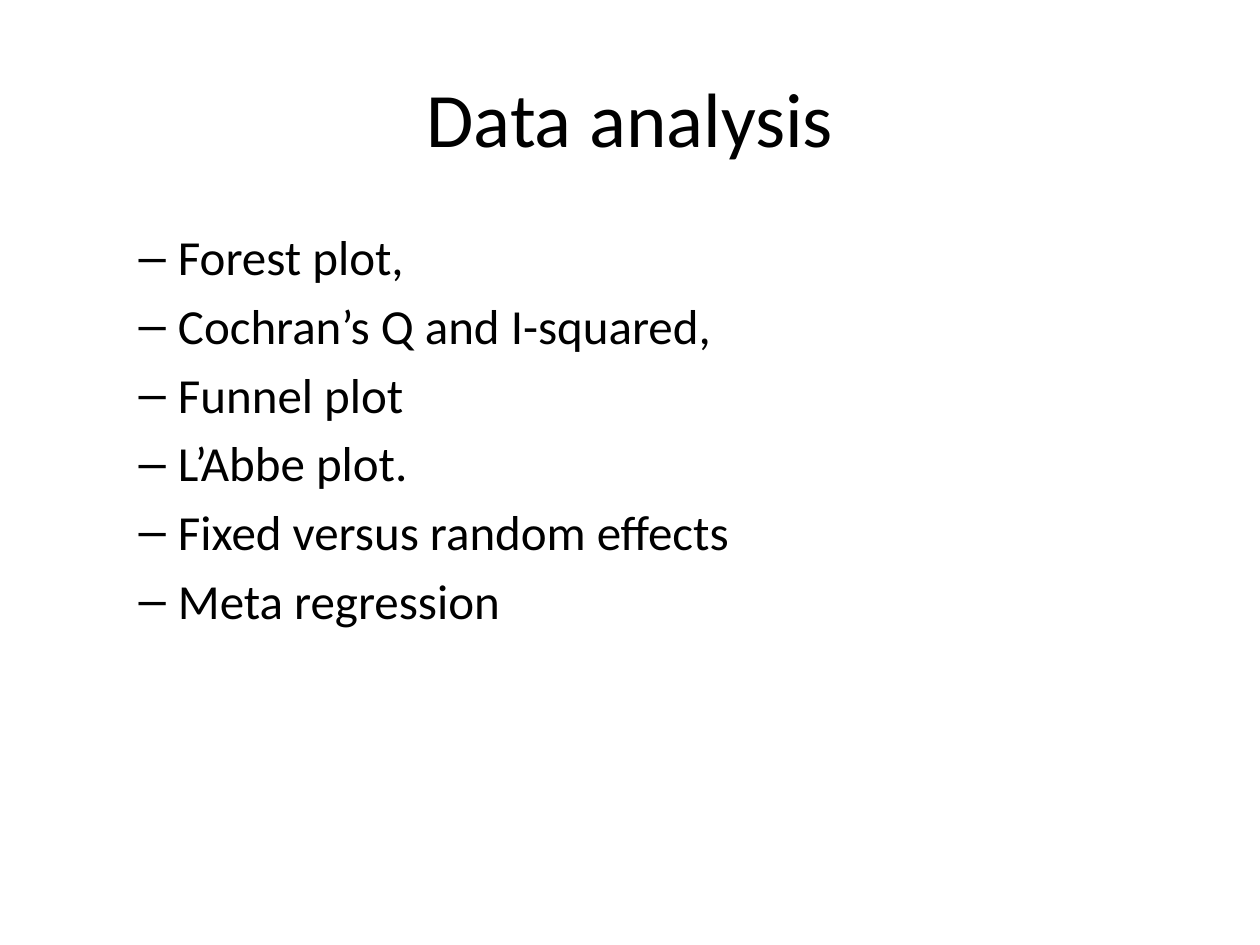
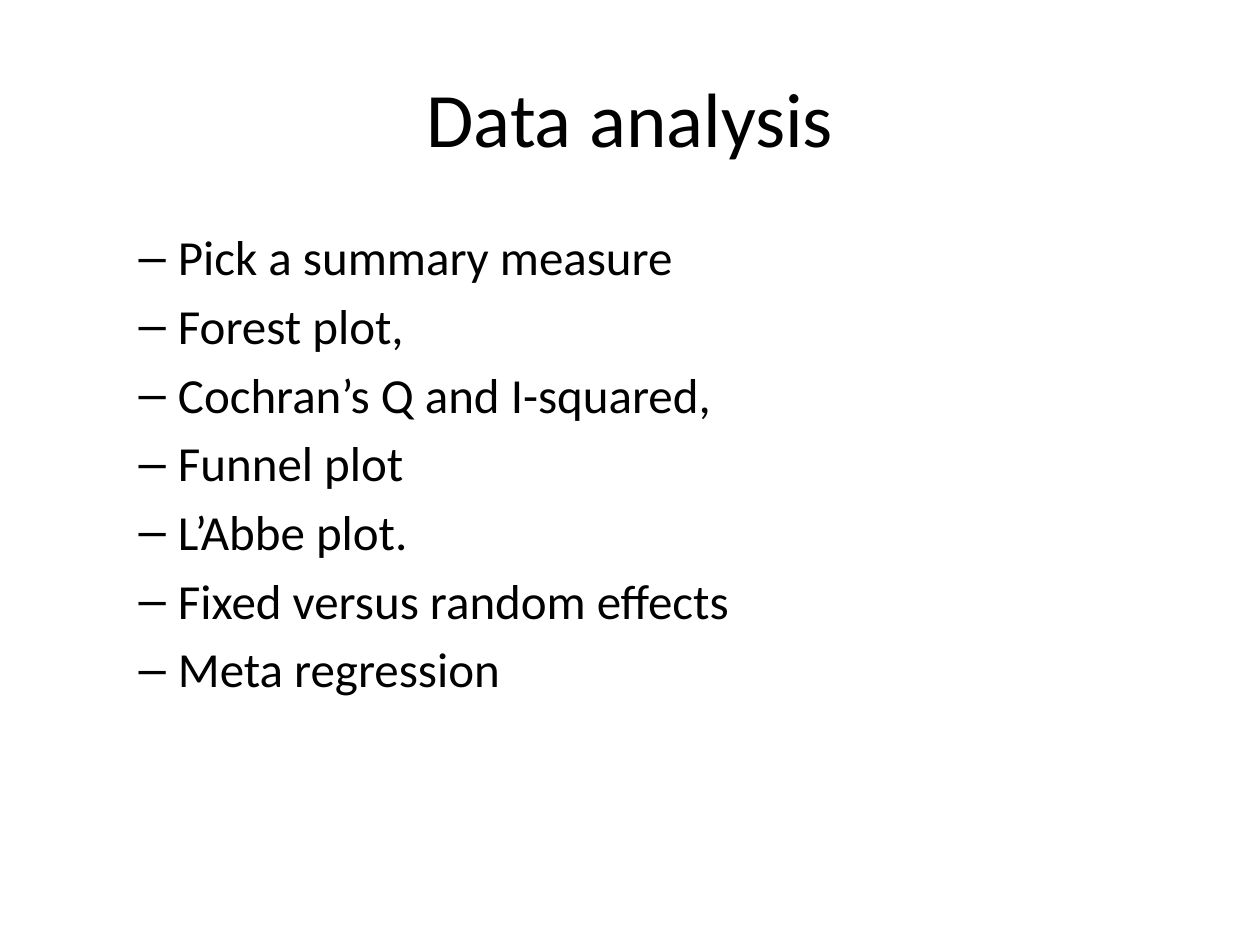
Before and after one commit to pmean/introduction-meta-analysis, a slide deck: slide 16 of src/intro.pptx (slide 20 before the commit). Drawn at 1260x945 pixels with LibreOffice and Linux fonts; fonts in the diff are those of the drawing. Boxes give left, top, right and bottom in pixels: in the first picture for what was removed or moved away, otherwise in the second. Text is boxed around its words. In the diff, an @@ line names an element or a change of style, - is before the commit and + after.

```diff
--- a/src/intro.pptx
+++ b/src/intro.pptx
@@ text at (178, 241, 673, 283): paragraph added @@
+  – Pick a summary measure
```
Also in this commit, not shown: 5 other slides changed, 14 slides added, 6 slides removed, 8 other files.
